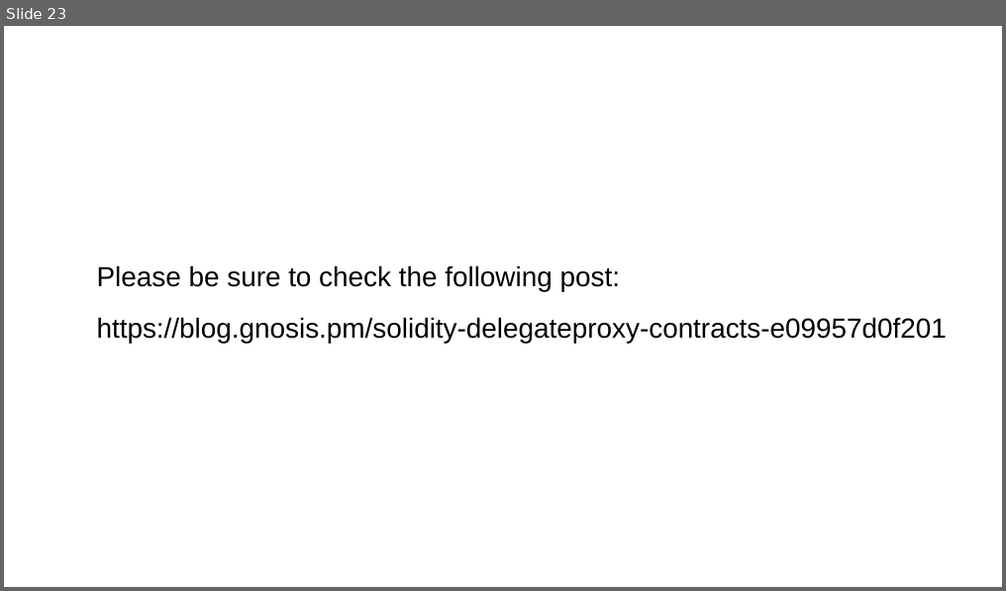
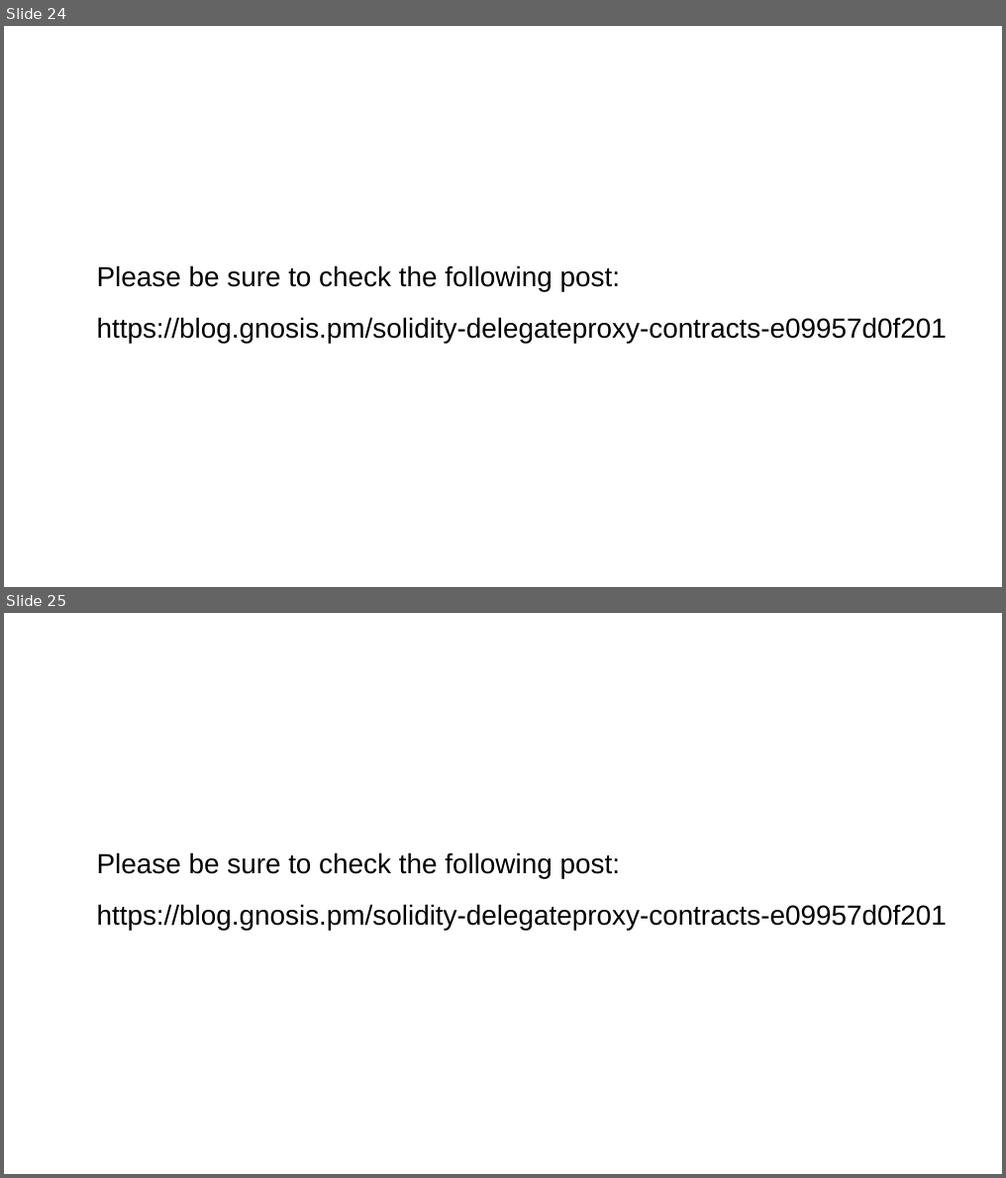
Before and after one commit to bunsenstraat/remix-workshops-cleanup, a slide deck: proxyContractAwardToken/ProxyContract.odp. Shown one above the other, each under a label of ours: slide 23 before the commit, slides 24 and 25 after it. The pictures are 1006x591 and 1006x1178 pixels, drawn with LibreOffice and Linux fonts; fonts in the diff are those of the drawing. Boxes give left, top, right and bottom in pixels: in the first picture for what was removed or moved away, otherwise in the second. Text is boxed around its words. In the diff, an @@ line names an element or a change of style, - is before the commit and + after.

```diff
--- a/proxyContractAwardToken/ProxyContract.odp
+++ b/proxyContractAwardToken/ProxyContract.odp
@@ slide 25 added at (4, 613, 1002, 1174), background #FFFFFF @@
@@ text added at (97, 853, 946, 930), 22 pt, text #000000 @@
+Please be sure to check the following post:
+https://blog.gnosis.pm/solidity-delegateproxy-contracts-e09957d0f201
@@ what was slide 23 is now slide 24 @@
```
Also in this commit, not shown: 12 slides changed, 1 other slide added, 14 other files.
